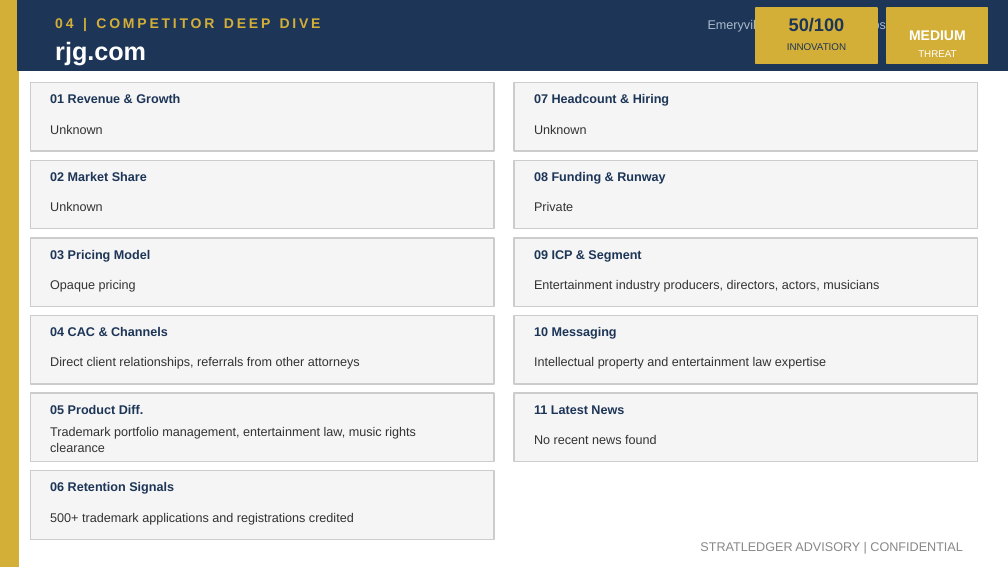
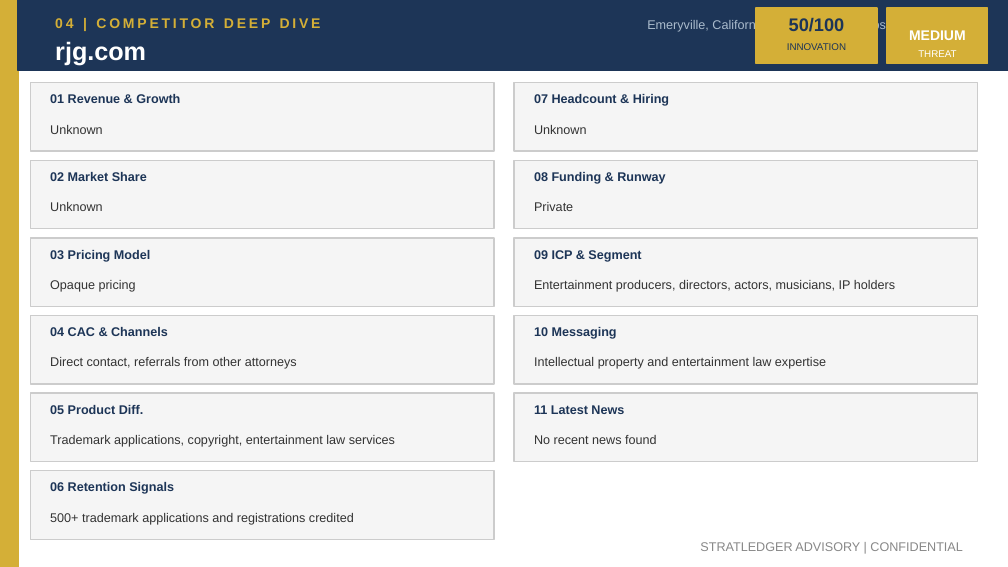
Before and after one commit to apexmakeshop-dot/droplet-commands, a slide deck: slide 6 of mesh_bioplastics_CI_Report.pptx. Drawn at 1008x567 pixels with LibreOffice and Linux fonts; fonts in the diff are those of the drawing. Boxes give left, top, right and bottom in pixels: in the first picture for what was removed or moved away, otherwise in the second. Text is boxed around its words. In the diff, an @@ line names an element or a change of style, - is before the commit and + after.

```diff
--- a/mesh_bioplastics_CI_Report.pptx
+++ b/mesh_bioplastics_CI_Report.pptx
@@ text at (x1=647, y1=19, x2=968, y2=32): text changed @@
-Emeryville, United States | https://www.rjg.com
+Emeryville, California, United States | https://www.rjg.com
@@ text at (x1=534, y1=280, x2=895, y2=292): text changed @@
-Entertainment industry producers, directors, actors, musicians
+Entertainment producers, directors, actors, musicians, IP holders
@@ text at (x1=50, y1=357, x2=297, y2=369): text changed @@
-Direct client relationships, referrals from other attorneys
+Direct contact, referrals from other attorneys
@@ text at (x1=50, y1=435, x2=395, y2=447): text changed @@
-Trademark portfolio management, entertainment law, music rights clearance
+Trademark applications, copyright, entertainment law services
```
Also in this commit, not shown: 4 other slides changed.
